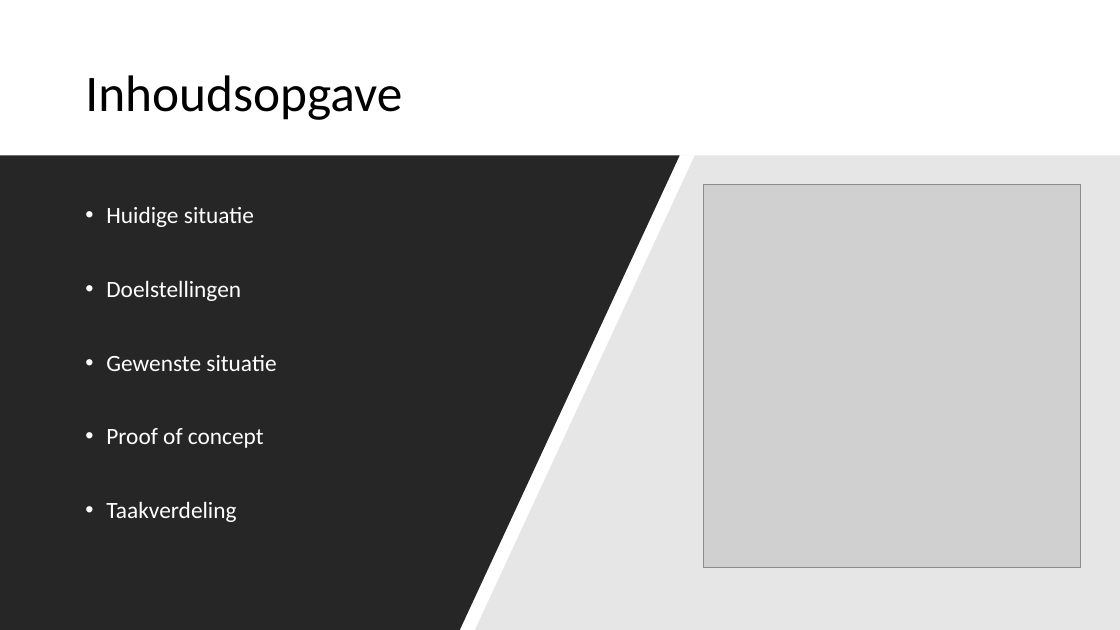
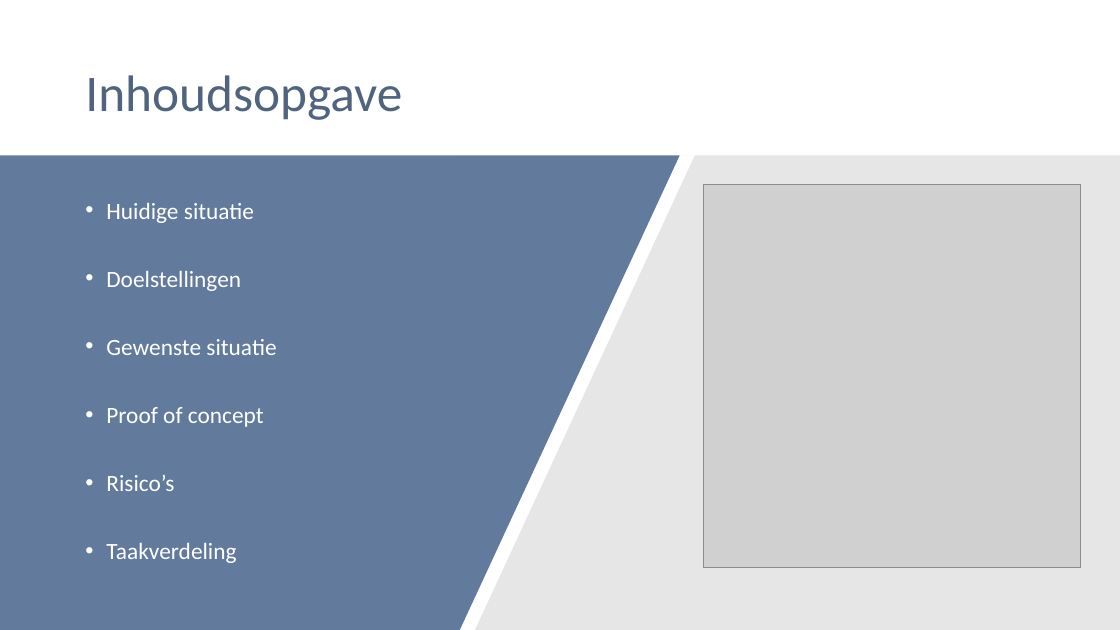
Before and after one commit to wouter503/IDP, a slide deck: slide 2 of Plan van aanpak/presentatie.pptx. Drawn at 1120x630 pixels with LibreOffice and Linux fonts; fonts in the diff are those of the drawing; grey boxes stand for pictures. Boxes give left, top, right and bottom in pixels: in the first picture for what was removed or moved away, otherwise in the second. Text is boxed around its words. In the diff, an @@ line names an element or a change of style, - is before the commit and + after.

```diff
--- a/Plan van aanpak/presentatie.pptx
+++ b/Plan van aanpak/presentatie.pptx
@@ title "Inhoudsopgave" at box(85, 75, 402, 120): text colour #000000 to #50647F @@
@@ freeform shape at box(0, 155, 680, 630): fill #262626 to #627A9B @@
@@ text at box(106, 203, 276, 563): line spacing 0.9 to 0.8 @@
@@ text at box(106, 475, 174, 491): paragraph added @@
+• Risico’s
```
Also in this commit, not shown: 9 other slides changed, 2 slides added.
